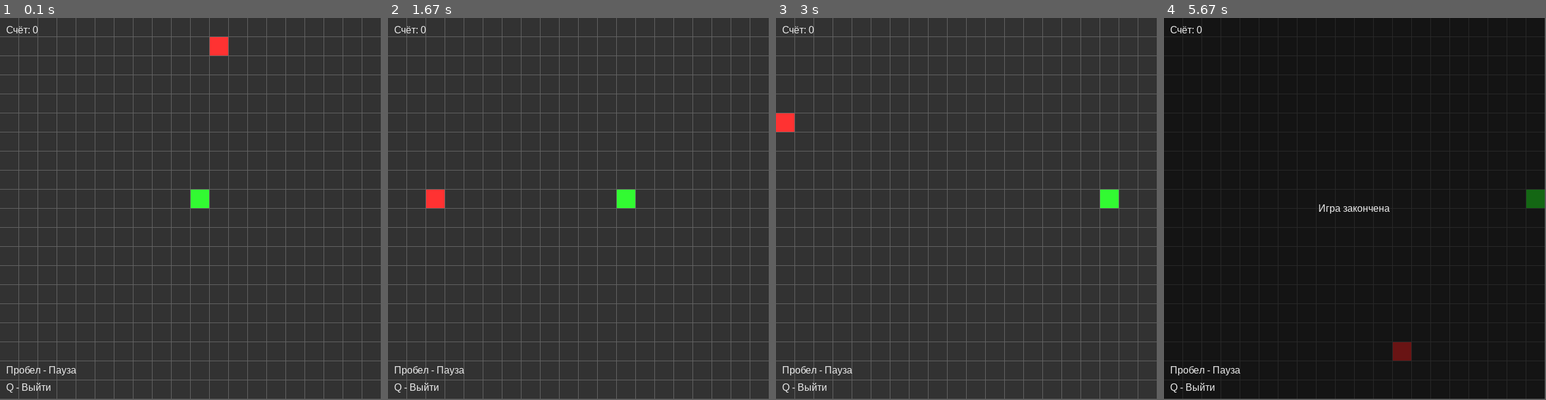
Above: before the commit, frames 1-4 (left to right).
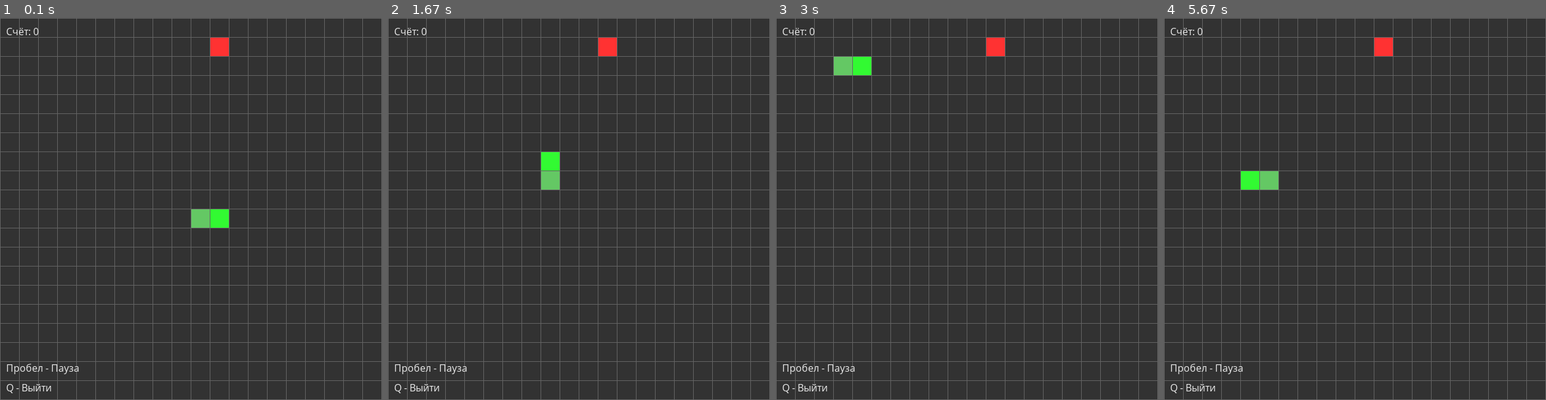
Above: after the commit, the same moments.

Repository: exenzi/snake-pygame
Game: pygame game, started from app.py
The game is run twice, just before and just after one commit, with the same random seed, the same clock (stepped at 60 frames per second) and the same inputs.
Inputs:
- Up to frame 1 (0.1 s): no input
- Up to frame 2 (1.67 s): tap Space at 0.33, 0.67 s; hold Right 1-1.47 s; hold Up from 1.5 s (still down)
- Up to frame 3 (3 s): release Up at 1.97 s; hold Right 2-2.47 s; hold Left from 2.5 s (still down)
- Up to frame 4 (5.67 s): release Left at 3.03 s; hold Down 3.07-3.37 s; hold Left 3.4-3.8 s; hold Up 3.83-4.2 s; hold Right 4.23-4.87 s; hold Down 4.9-5.27 s; hold Left from 5.3 s (still down)
In our replay, the window is 619x619 before the commit and 621x621 after it. These sizes can differ from the game's own. Grey fills any space a smaller window leaves; there, only what the larger window draws over its background counts as a difference.

The runs differ from the first frame. In frame 1, 13% of the frame differs, in the area x 0-100%, y 0-100%; in frame 2, 14%; in frame 3, 14%; in frame 4, 94%.

Commit message:
feature: unlimited, font

Diff:
--- a/app.py
+++ b/app.py
@@ -12,15 +12,16 @@
 pygame.font.init()
 
 # Создание экрана
-res_x = ROWS * CELL_WIDTH + CELL_BORDER * (ROWS - 1)
-res_y = COLUMNS * CELL_WIDTH + CELL_BORDER * (COLUMNS - 1)
+res_x = COLUMNS * CELL_WIDTH + CELL_BORDER * (COLUMNS - 1) + OFFSET * 2
+res_y = ROWS * CELL_WIDTH + CELL_BORDER * (ROWS - 1) + OFFSET * 2
 screen = pygame.display.set_mode((res_x, res_y))
 
 # Иконка и название окна
 pygame.display.set_caption('Змейка')
 icon = pygame.image.load('snake.png')
 pygame.display.set_icon(icon)
-myfont = pygame.font.SysFont('Arial', FONT_SIZE)
+# myfont = pygame.font.SysFont('Arial', FONT_SIZE)
+myfont = pygame.font.Font('OpenSans-Regular.ttf', FONT_SIZE)
 
 start = time.time()
 direction = None
@@ -78,8 +79,8 @@
             elif cell == 2:
                 cell_color = SNACK_COLOR
             pygame.draw.rect(screen, cell_color,
-                            Rect(OFFSET + CELL_BORDER*x + x * CELL_WIDTH,
-                                OFFSET + CELL_BORDER*y + y * CELL_WIDTH,
+                            Rect(OFFSET + CELL_BORDER*x + x*CELL_WIDTH,
+                                OFFSET + CELL_BORDER*y + y*CELL_WIDTH,
                                 CELL_WIDTH, CELL_WIDTH))
 
 
@@ -98,12 +99,14 @@
     for event in pygame.event.get():
         if event.type == pygame.QUIT:
             running = False
+            print('Финальный счёт:', snake.score())
 
         if event.type == pygame.KEYDOWN:
             print('Нажата клавиша:', pygame.key.name(event.key))
+
             if event.key == pygame.K_q:
                 running = False
-                break
+                print('Финальный счёт:', snake.score())
 
             if not snake.finish():
                 if event.key == pygame.K_UP:
@@ -122,7 +125,7 @@
                         paused = True
                         print('Пауза: включить')
             else:
-                snake = Snake(ROWS, COLUMNS)
+                snake = Snake(ROWS, COLUMNS, UNLIMITED)
                 paused = False
 
 
--- a/settings.py
+++ b/settings.py
@@ -1,18 +1,20 @@
-ROWS = 20
-COLUMNS = 20
-CELL_WIDTH = 30
-OFFSET = 0
-CELL_BORDER = 1
-UNLIMITED = False
+ROWS = 20           # Кол-во строк
+COLUMNS = 20        # Кол-во столбцов
+CELL_WIDTH = 30     # Размер ячейки
+OFFSET = 1          # Отступ от краёв окна
+CELL_BORDER = 1     # Растояние между ячейками
+UNLIMITED = True    # Границы телепортируют на обратную сторону
 
-DELAY = .05
+DELAY = .05         # Время одного кадра
+                    # Меньше - быстрее
 
-BG_COLOR = (50, 50, 50)
-BORDER_COLOR = (100, 100, 100)
-SNAKE_COLOR = (100, 200, 100)
-HEAD_COLOR = (50, 250, 50)
-SNACK_COLOR = (255, 50, 50)
-TEXT_COLOR = (235, 235, 235)
+# ЦВЕТА
+BG_COLOR = (50, 50, 50)         # Пустые ячейки
+BORDER_COLOR = (100, 100, 100)  # Фон и между ячейками
+SNAKE_COLOR = (100, 200, 100)   # Змейка
+HEAD_COLOR = (50, 250, 50)      # Голова змейки
+SNACK_COLOR = (255, 50, 50)     # Еда
+TEXT_COLOR = (235, 235, 235)    # Текст
 
 ENDGAME_TEXT = 'Игра закончена'
 SCORE_TEXT = 'Счёт:'
@@ -20,5 +22,5 @@
 HOW_PAUSE_TEXT = 'Пробел - Пауза'
 QUIT_TEXT = 'Q - Выйти'
 
-ANTIALIAZING = True
-FONT_SIZE = 16
+ANTIALIAZING = True     # Сглаживание текста
+FONT_SIZE = 16          # Размер шрифта
--- a/snake.py
+++ b/snake.py
@@ -6,7 +6,8 @@
     def __init__(self, rows, columns, unlimited = False):
         self.rows = rows
         self.columns = columns
-        self.snake = [(rows // 2 - 1, columns // 2 - 1)]
+        self.snake = [(rows // 2, columns // 2),
+                      (rows // 2, columns // 2 - 1)]
         self.direction = 'right'
         self.snacks = set()
         self.add_snack()
@@ -32,6 +33,10 @@
             new_cell = (self.snake[0][0] - 1, self.snake[0][1])
         elif self.direction == 'down':
             new_cell = (self.snake[0][0] + 1, self.snake[0][1])
+
+        if self.unlimited:
+            new_cell = self.__check_limits(new_cell)
+
         if not self.finish(new_cell):
             self.snake.insert(0, new_cell)
             # Проверть не съедена ли еда
@@ -44,6 +49,16 @@
         else:
             self.finished = True
 
+    def __check_limits(self, cell):
+        if cell[0] < 0:
+            return (self.rows, cell[1])
+        elif cell[0] > self.rows - 1:
+            return (0, cell[1])
+        elif cell[1] < 0:
+            return (cell[0], self.columns)
+        elif cell[1] > self.columns - 1:
+            return (cell[0], 0)
+        return cell
 
     def get_board(self):
         # Создаём поле
@@ -87,8 +102,12 @@
         else:
             new_head = self.snake[0]
 
-        if new_head in self.snake[1:] or new_head[0] < 0 or new_head[0] > self.rows - 1 \
-                or new_head[1] < 0 or new_head[1] > self.columns - 1:
+        if new_head in self.snake[1:]:
             return True
-        else:
-            return False
+
+        if not self.unlimited:
+            if new_head[0] < 0 or new_head[0] > self.rows - 1 \
+                    or new_head[1] < 0 or new_head[1] > self.columns - 1:
+                return True
+
+        return False
Binary file added: OpenSans-Regular.ttf
